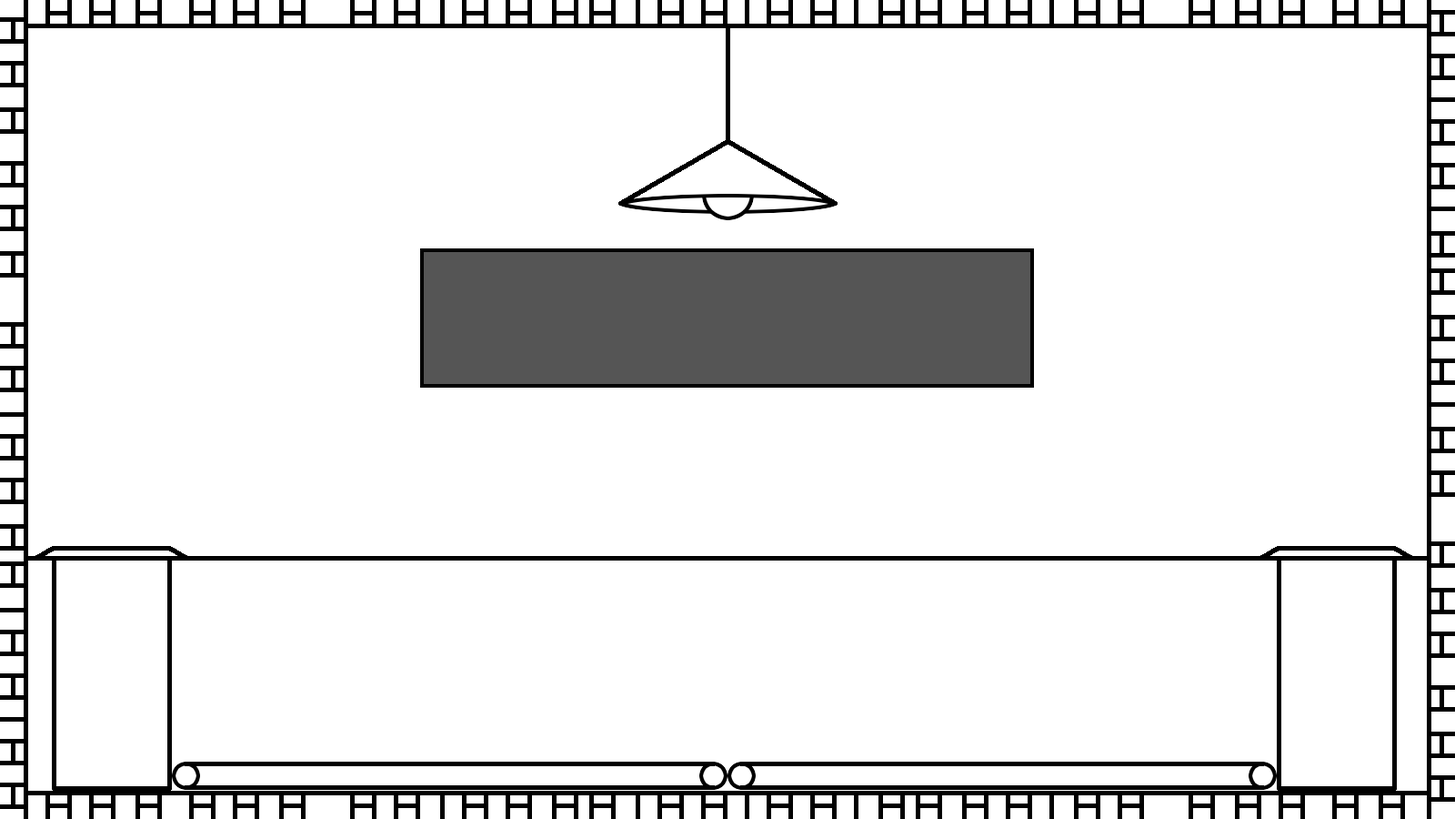
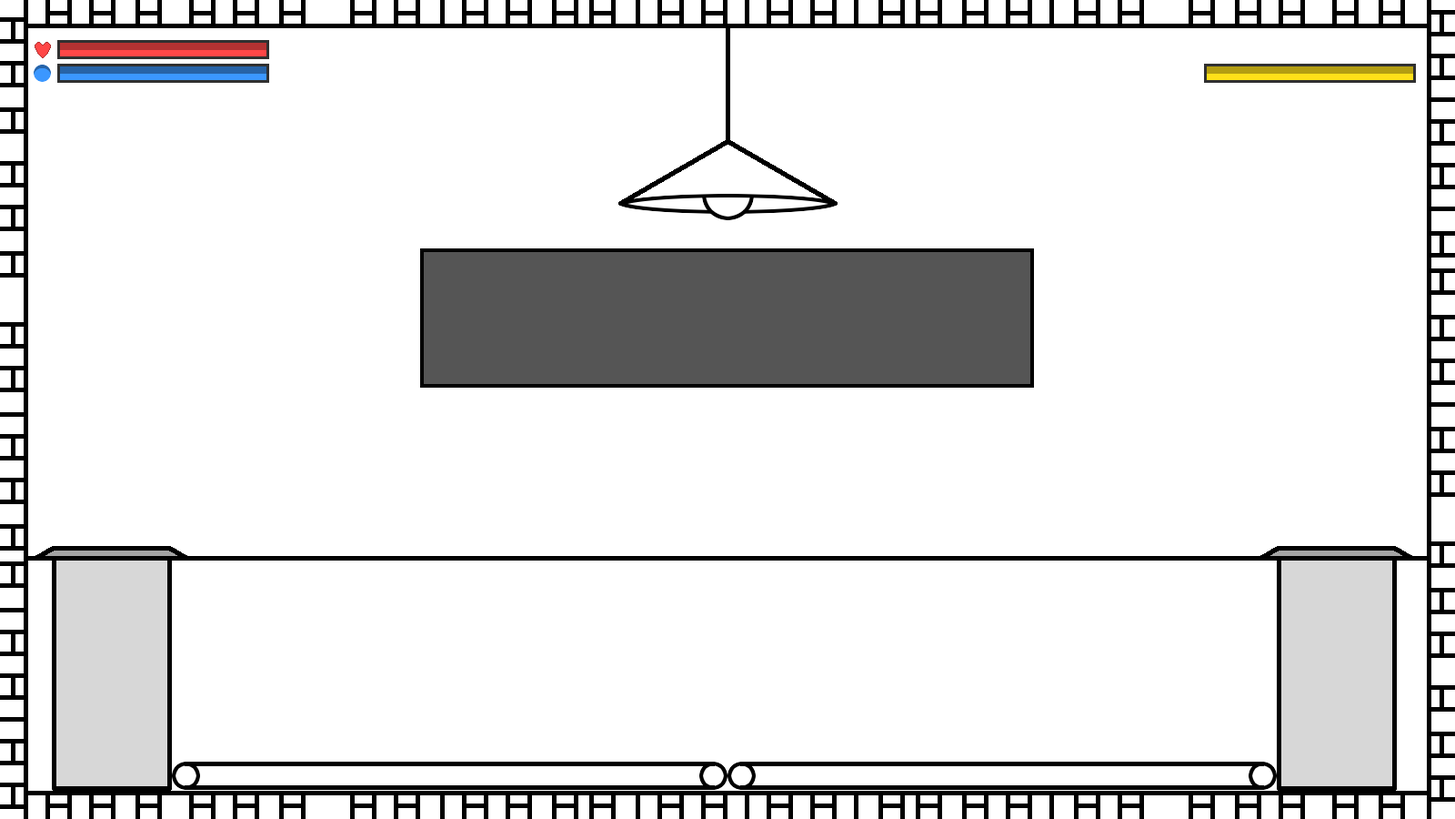
Layered file, before and after one edit (1455×819). Changes by layer:
added group "GUI" with 7 layers above "Light" over [33, 40, 1417, 83]
added layer "energy" in group "GUI" over [33, 64, 267, 82]
added layer "xp" in group "GUI" over [1207, 66, 1414, 81]
added layer "HP" in group "GUI" over [34, 41, 267, 59]
added layer "Copie de Copie de gauge" in group "GUI" over [1204, 63, 1417, 83]
added layer "Copie de gauge" in group "GUI" over [57, 63, 270, 83]
added layer "gauge" in group "GUI" over [57, 40, 270, 60]
added group "Udg" with 3 layers above "Murs" over [45, 550, 1403, 786]
added layer "Maxhine gauche" in group "Udg" over [45, 550, 178, 786]
added layer "Machine droite" in group "Udg" over [1270, 550, 1403, 786]
moved "Sous-sol" into group "Udg", painted on it over [45, 550, 1403, 786]
